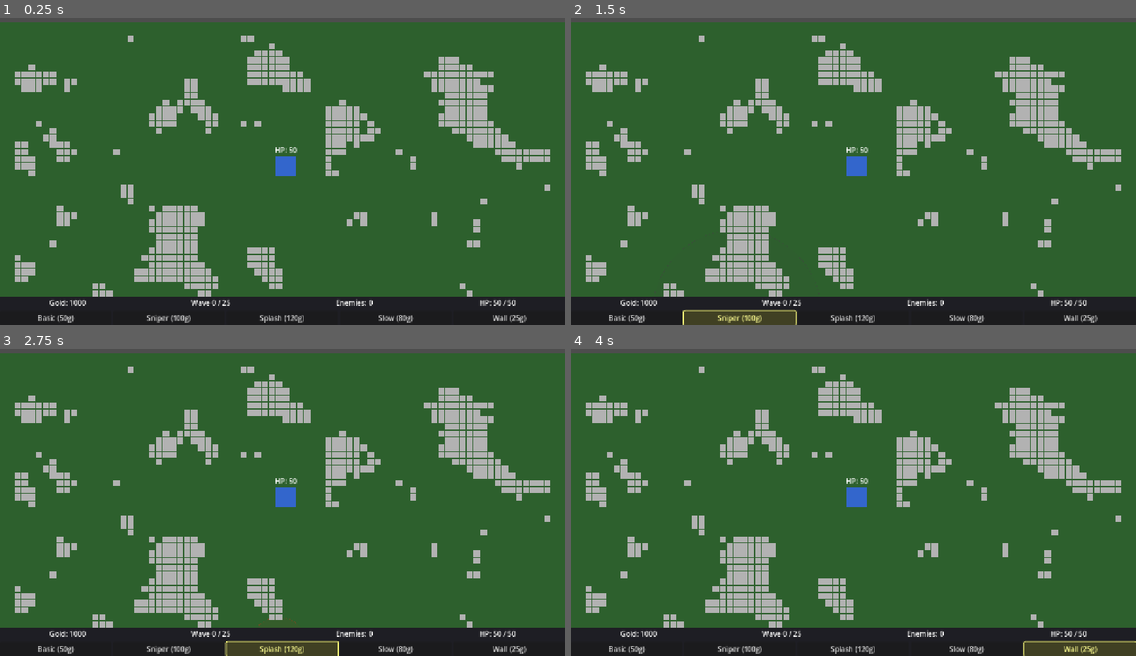
Above: before the commit, frames 1-4 (two rows, left to right).
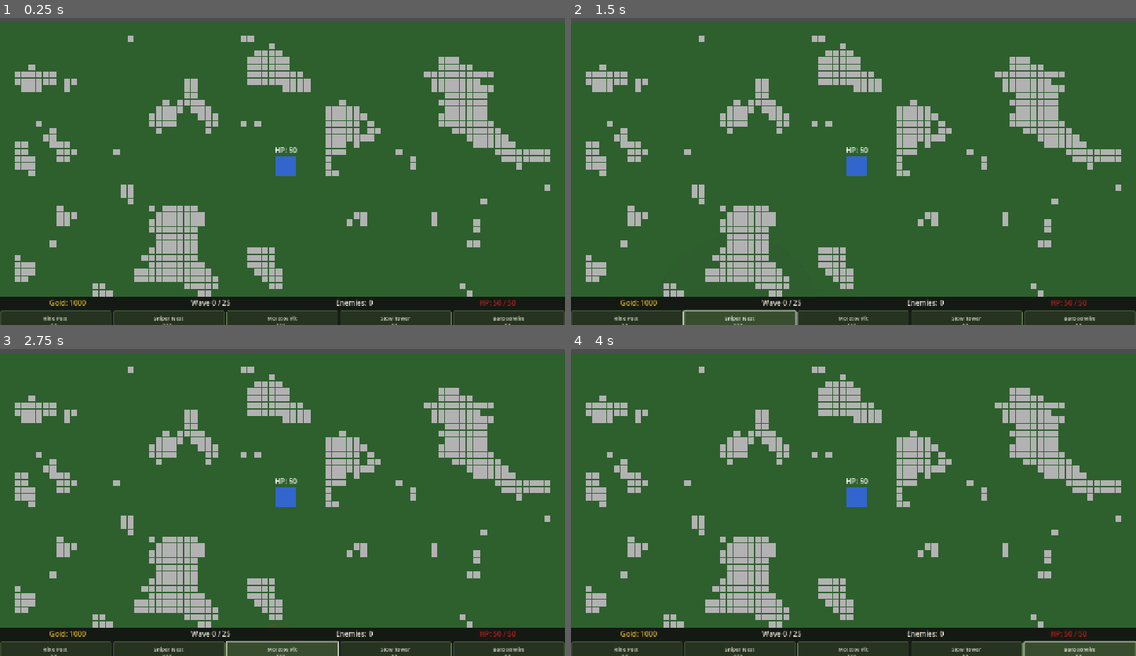
Above: after the commit, the same moments.

Repository: 3dw4rd1/OC_Tower_defense
Game: Godot game, scene res://scenes/levels/main.tscn
Same seed, same stepped clock (60 frames per second), same inputs: the game is played once before the commit and once after it.
Inputs:
- Up to frame 1 (0.25 s): no input
- Up to frame 2 (1.5 s): click "Basic (50g)" (after the commit: "Rifle Post 50g") at 0.5 s; click "Sniper (100g)" (after the commit: "Sniper Nest 100g") at 1.25 s
- Up to frame 3 (2.75 s): click "Splash (120g)" (after the commit: "Molotov Pit 120g") at 2 s
- Up to frame 4 (4 s): click "Slow (80g)" (after the commit: "Slow Tower 80g") at 2.75 s; click "Wall (25g)" (after the commit: "Barbed Wire 25g") at 3.5 s

The runs differ from the first frame. In frame 1, 1.4% of the frame differs, in the area x 0-100%, y 91-100%; in frame 2, 1.4%; in frame 3, 1.4%; in frame 4, 1.4%.

Commit message:
feat: ui improvements - rename towers, HUD colors, styled buttons
Co-Authored-By: Claude Sonnet 4.6 <noreply@anthropic.com>

Diff:
--- a/game/scenes/ui/hud.tscn
+++ b/game/scenes/ui/hud.tscn
@@ -12,7 +12,7 @@
 anchor_bottom = 1.0
 offset_top = -64.0
 offset_bottom = 0.0
-color = Color(0.12, 0.12, 0.14, 1.0)
+color = Color(0.08, 0.10, 0.08, 1.0)
 
 [node name="BottomBar" type="VBoxContainer" parent="."]
 anchor_left = 0.0
@@ -52,23 +52,23 @@
 
 [node name="BasicBtn" type="Button" parent="BottomBar/TowerPanel"]
 size_flags_horizontal = 3
-text = "Basic (50g)"
+text = "Rifle Post\n50g"
 
 [node name="SniperBtn" type="Button" parent="BottomBar/TowerPanel"]
 size_flags_horizontal = 3
-text = "Sniper (100g)"
+text = "Sniper Nest\n100g"
 
 [node name="SplashBtn" type="Button" parent="BottomBar/TowerPanel"]
 size_flags_horizontal = 3
-text = "Splash (120g)"
+text = "Molotov Pit\n120g"
 
 [node name="SlowBtn" type="Button" parent="BottomBar/TowerPanel"]
 size_flags_horizontal = 3
-text = "Slow (80g)"
+text = "Slow Tower\n80g"
 
 [node name="WallBtn" type="Button" parent="BottomBar/TowerPanel"]
 size_flags_horizontal = 3
-text = "Wall (25g)"
+text = "Barbed Wire\n25g"
 
 [node name="GameOverOverlay" type="Control" parent="."]
 visible = false
--- a/game/scripts/ui/hud.gd
+++ b/game/scripts/ui/hud.gd
@@ -12,8 +12,10 @@
 @onready var _slow_btn: Button = $BottomBar/TowerPanel/SlowBtn
 @onready var _wall_btn: Button = $BottomBar/TowerPanel/WallBtn
 
-const SELECTED_MODULATE: Color = Color(1.5, 1.5, 0.6, 1.0)
-const NORMAL_MODULATE: Color = Color(1.0, 1.0, 1.0, 1.0)
+# StyleBoxFlat styles for tower buttons
+var _style_normal: StyleBoxFlat
+var _style_hover: StyleBoxFlat
+var _style_selected: StyleBoxFlat
 
 var _selected_type: String = ""
 var _wall_count: int = 0
@@ -35,14 +37,58 @@
 	_game_over_overlay.visible = false
 	_victory_overlay.visible = false
 
+	_gold_label.add_theme_color_override("font_color", Color(0.85, 0.70, 0.15))   # Survivor Gold
+	_hp_label.add_theme_color_override("font_color", Color(0.72, 0.12, 0.10))     # Zombie Red
+	_wave_label.add_theme_color_override("font_color", Color(0.90, 0.88, 0.82))   # Dirty White
+	_enemy_count_label.add_theme_color_override("font_color", Color(0.90, 0.88, 0.82))  # Dirty White
+
+	# Build button styles
+	_style_normal = StyleBoxFlat.new()
+	_style_normal.bg_color = Color(0.15, 0.20, 0.13)
+	_style_normal.border_color = Color(0.35, 0.45, 0.28)
+	_style_normal.set_border_width_all(1)
+	_style_normal.set_corner_radius_all(2)
+	_style_normal.set_content_margin_all(8)
+
+	_style_hover = StyleBoxFlat.new()
+	_style_hover.bg_color = Color(0.22, 0.30, 0.18)
+	_style_hover.border_color = Color(0.55, 0.72, 0.40)
+	_style_hover.set_border_width_all(1)
+	_style_hover.set_corner_radius_all(2)
+	_style_hover.set_content_margin_all(8)
+
+	_style_selected = StyleBoxFlat.new()
+	_style_selected.bg_color = Color(0.28, 0.38, 0.22)
+	_style_selected.border_color = Color(0.85, 0.70, 0.15)   # gold border = selected
+	_style_selected.set_border_width_all(2)
+	_style_selected.set_corner_radius_all(2)
+	_style_selected.set_content_margin_all(8)
+
+	# Apply styles to all tower buttons
+	for btn in [_basic_btn, _sniper_btn, _splash_btn, _slow_btn, _wall_btn]:
+		btn.add_theme_stylebox_override("normal", _style_normal)
+		btn.add_theme_stylebox_override("hover", _style_hover)
+		btn.add_theme_stylebox_override("pressed", _style_selected)
+		btn.add_theme_color_override("font_color", Color(0.90, 0.88, 0.82))
+		btn.add_theme_font_size_override("font_size", 12)
+
 
 func set_selected_tower_button(tower_type: String) -> void:
 	_selected_type = tower_type
-	_basic_btn.modulate = SELECTED_MODULATE if tower_type == "basic" else NORMAL_MODULATE
-	_sniper_btn.modulate = SELECTED_MODULATE if tower_type == "sniper" else NORMAL_MODULATE
-	_splash_btn.modulate = SELECTED_MODULATE if tower_type == "splash" else NORMAL_MODULATE
-	_slow_btn.modulate = SELECTED_MODULATE if tower_type == "slow" else NORMAL_MODULATE
-	_wall_btn.modulate = SELECTED_MODULATE if tower_type == "wall" else NORMAL_MODULATE
+	for btn in [_basic_btn, _sniper_btn, _splash_btn, _slow_btn, _wall_btn]:
+		btn.add_theme_stylebox_override("normal", _style_normal)
+		btn.modulate = Color(1, 1, 1, 1)
+
+	var selected_btn: Button = null
+	match tower_type:
+		"basic":   selected_btn = _basic_btn
+		"sniper":  selected_btn = _sniper_btn
+		"splash":  selected_btn = _splash_btn
+		"slow":    selected_btn = _slow_btn
+		"wall":    selected_btn = _wall_btn
+
+	if selected_btn:
+		selected_btn.add_theme_stylebox_override("normal", _style_selected)
 
 
 func _on_gold_changed(new_amount: int) -> void:
@@ -51,6 +97,10 @@
 
 func _on_base_hp_changed(new_hp: int) -> void:
 	_hp_label.text = "HP: %d / 50" % new_hp
+	if new_hp <= 10:
+		_hp_label.add_theme_color_override("font_color", Color(1.0, 0.15, 0.10))
+	else:
+		_hp_label.add_theme_color_override("font_color", Color(0.72, 0.12, 0.10))
 
 
 func _on_wave_started(wave_num: int) -> void:
@@ -95,7 +145,7 @@
 
 func update_wall_button(count: int) -> void:
 	_wall_count = count
-	_wall_btn.text = "Wall (25g)\n%d/20" % count
+	_wall_btn.text = "Barbed Wire\n25g  %d/20" % count
 
 
 func _select_tower(tower_type: String) -> void:
